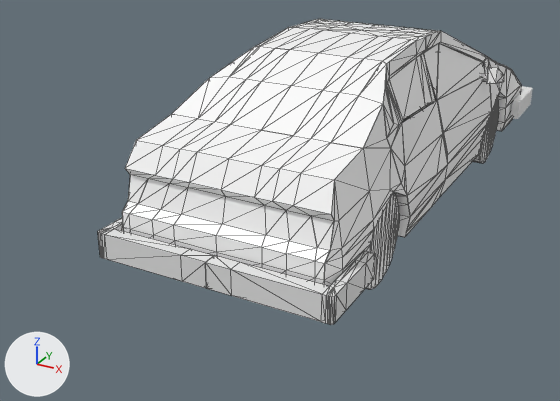
The glTF model white-car4.gltf as it was, and as the next commit left it.
Both versions are drawn from a camera (50 mm lens) standing at (1.38, -3.16, 1.93) and looking at (-0.22, -0.24, 0.47). The lights are fixed; the arrows at lower left show +X, +Y and +Z. Mesh edges are drawn as thin lines on the coarser meshes. Where no turn or scale is listed for an object, it has been applied to the vertices.

Names of what the first picture shows: 'Back bumper', 'Back right door', 'Back right side', 'Back right wheel', 'Back right window', 'Boot', 'Front right door', 'Front right side', 'Front right window', 'Main', 'Main Back window', 'Roof'.
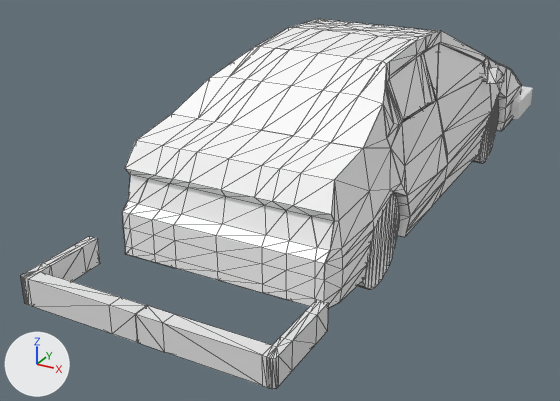
What differs and where, as boxes [x1, y1, x2, y2] in the pictures (560 x 401 px):
'Back bumper', moved: before [98, 217, 375, 325]; after [21, 236, 328, 389]

What the commit changed:
Object 'Back bumper' (ob_back_bumper) moves from (0.054, -1.135, 0.597) to (0.054, -1.52, 0.597).
